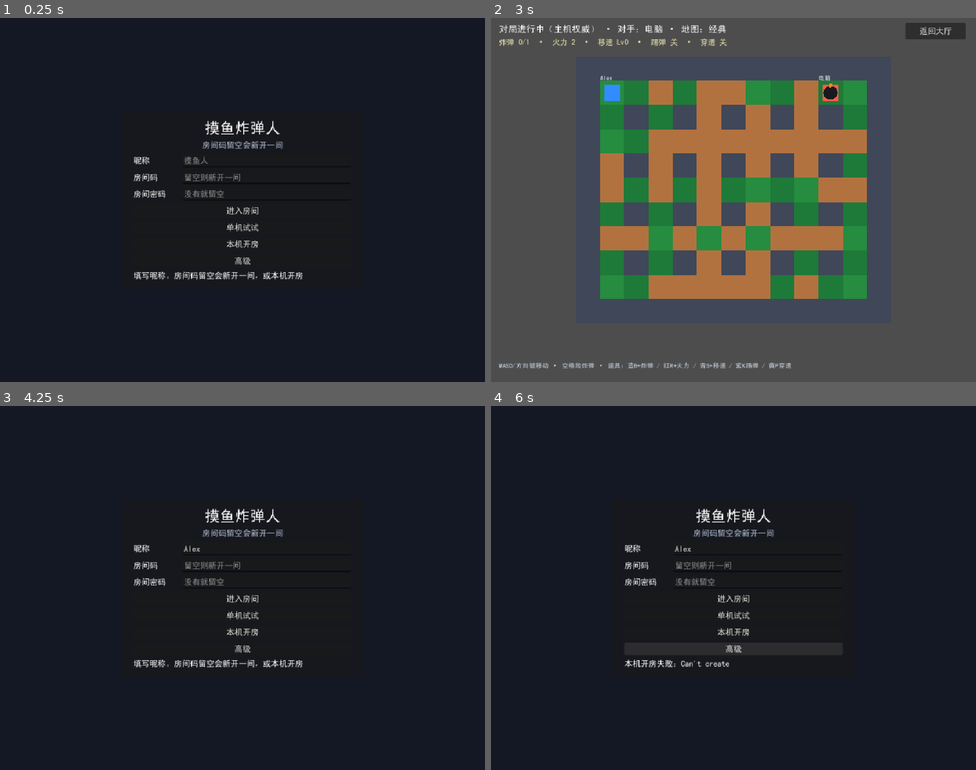
Above: before the commit, frames 1-4 (two rows, left to right).
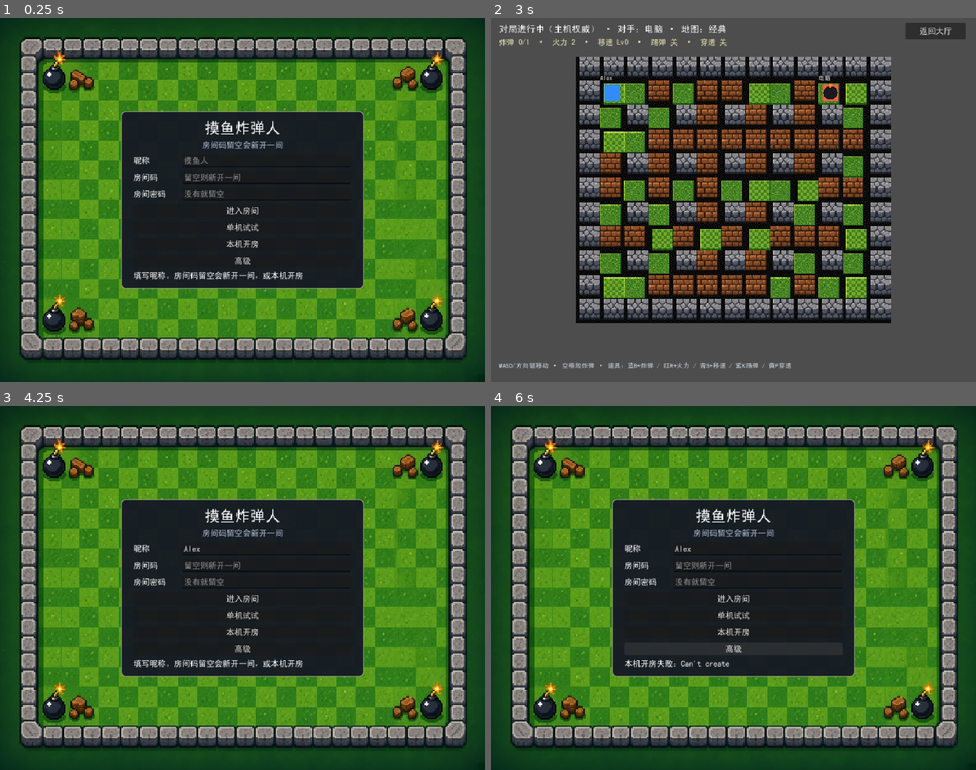
Above: after the commit, the same moments.

Repository: jopatk123/bomberman-web
Game: Godot game, scene res://scenes/lobby.tscn
Two runs of this game, one before a commit and one after it. Both use one fixed random seed, a clock stepped at 60 frames per second and the inputs below.
Inputs (mouse positions are in pixels of both pictures, inside the frame that each line leads up to):
- Up to frame 1 (0.25 s): no input
- Up to frame 2 (3 s): click (757, 159) at 0.52 s; type "Alex" at 0.6 s; click (757, 178) at 0.75 s; type "12" at 0.83 s; click (757, 192) at 0.98 s; type "12" at 1.07 s; hold D (move_right) 1.28-2 s; tap Space (place_bomb) at 1.35 s; click "进入房间" at 2 s; click "单机试试" at 2.75 s
- Up to frame 3 (4.25 s): click "返回大厅" at 3.5 s
- Up to frame 4 (6 s): click "本机开房" at 4.25 s; click "高级" at 5 s; click "收起高级" at 5.75 s

The runs differ from the first frame. In frame 1, 71% of the frame differs, in the area x 0-100%, y 0-100%; in frame 2, 40%; in frame 3, 71%; in frame 4, 71%.

Commit message:
把大厅背景和地图格子换成像素街机贴图。
阶段 A 只换大厅背景和空地/硬墙/软墙；角色、炸弹、道具仍是色块。

Co-authored-by: jopatk123 <jopatk123@users.noreply.github.com>

Diff:
--- a/scenes/lobby.tscn
+++ b/scenes/lobby.tscn
@@ -1,6 +1,23 @@
-[gd_scene load_steps=2 format=3]
+[gd_scene load_steps=4 format=3]
 
 [ext_resource type="Script" path="res://scripts/lobby.gd" id="1_lobby"]
+[ext_resource type="Texture2D" path="res://assets/art/pixel/lobby_bg.jpg" id="2_bg"]
+
+[sub_resource type="StyleBoxFlat" id="StyleBoxFlat_panel"]
+content_margin_left = 0.0
+content_margin_top = 0.0
+content_margin_right = 0.0
+content_margin_bottom = 0.0
+bg_color = Color(0.08, 0.09, 0.14, 0.94)
+border_width_left = 2
+border_width_top = 2
+border_width_right = 2
+border_width_bottom = 2
+border_color = Color(0.55, 0.58, 0.5, 0.9)
+corner_radius_top_left = 8
+corner_radius_top_right = 8
+corner_radius_bottom_right = 8
+corner_radius_bottom_left = 8
 
 [node name="Lobby" type="Control"]
 layout_mode = 3
@@ -11,14 +28,18 @@
 grow_vertical = 2
 script = ExtResource("1_lobby")
 
-[node name="Bg" type="ColorRect" parent="."]
+[node name="Bg" type="TextureRect" parent="."]
 layout_mode = 1
 anchors_preset = 15
 anchor_right = 1.0
 anchor_bottom = 1.0
 grow_horizontal = 2
 grow_vertical = 2
-color = Color(0.08, 0.09, 0.14, 1)
+mouse_filter = 2
+texture = ExtResource("2_bg")
+expand_mode = 1
+stretch_mode = 6
+texture_filter = 1
 
 [node name="Center" type="CenterContainer" parent="."]
 layout_mode = 1
@@ -31,6 +52,7 @@
 [node name="Panel" type="PanelContainer" parent="Center"]
 custom_minimum_size = Vector2(480, 0)
 layout_mode = 2
+theme_override_styles/panel = SubResource("StyleBoxFlat_panel")
 
 [node name="Margin" type="MarginContainer" parent="Center/Panel"]
 layout_mode = 2
--- a/scripts/match_board.gd
+++ b/scripts/match_board.gd
@@ -2,9 +2,14 @@
 extends RefCounted
 ## Map tiles, pawn/bomb/powerup nodes, and short-lived blast or sudden-death polygons.
 ## Does not decide movement, blasts, or wins.
+## Phase A pixel tiles: empty checker, hard, soft. Blast and sudden-death FX stay polygons.
 
 
 const TILE := 48
+const TEX_FLOOR_A: Texture2D = preload("res://assets/art/pixel/tiles/floor_a.png")
+const TEX_FLOOR_B: Texture2D = preload("res://assets/art/pixel/tiles/floor_b.png")
+const TEX_HARD: Texture2D = preload("res://assets/art/pixel/tiles/hard.png")
+const TEX_SOFT: Texture2D = preload("res://assets/art/pixel/tiles/soft.png")
 
 var map_layer: Node2D
 var entities: Node2D
@@ -12,7 +17,7 @@
 var fx_layer: Node2D
 var cols: int = 13
 var rows: int = 11
-var map_polys: Array = []
+var map_sprites: Array = []
 var sd_visuals: Dictionary = {}
 
 
@@ -29,39 +34,34 @@
 	return Vector2(cell.x * TILE + TILE * 0.5, cell.y * TILE + TILE * 0.5)
 
 
-func tile_color(grid: Array, x: int, y: int) -> Color:
+func tile_texture(grid: Array, x: int, y: int) -> Texture2D:
 	match int(grid[y][x]):
 		Arena.CELL_HARD:
-			return Color(0.25, 0.28, 0.35)
+			return TEX_HARD
 		Arena.CELL_SOFT:
-			return Color(0.7, 0.45, 0.25)
+			return TEX_SOFT
 		_:
-			return Color(0.15, 0.55, 0.25) if (x + y) % 2 == 0 else Color(0.12, 0.48, 0.22)
+			return TEX_FLOOR_A if (x + y) % 2 == 0 else TEX_FLOOR_B
 
 
 func draw_map(grid: Array, host: Node2D) -> void:
 	for c in map_layer.get_children():
 		(c as Node).queue_free()
-	map_polys.clear()
+	map_sprites.clear()
 	for y in rows:
 		var row: Array = []
 		for x in cols:
-			var poly := Polygon2D.new()
-			poly.polygon = PackedVector2Array([
-				Vector2(0, 0), Vector2(TILE, 0), Vector2(TILE, TILE), Vector2(0, TILE)
-			])
-			poly.position = Vector2(x * TILE, y * TILE)
-			poly.color = tile_color(grid, x, y)
-			map_layer.add_child(poly)
-			row.append(poly)
-		map_polys.append(row)
+			var spr := _make_tile(grid, x, y)
+			map_layer.add_child(spr)
+			row.append(spr)
+		map_sprites.append(row)
 	var map_w := cols * TILE
 	var map_h := rows * TILE
 	host.position = Vector2((960 - map_w) * 0.5, (720 - map_h) * 0.5 - 20)
 
 
 func repaint_cells(grid: Array, cells: Array, host: Node2D) -> void:
-	if map_polys.size() != rows:
+	if map_sprites.size() != rows:
 		draw_map(grid, host)
 		return
 	for c in cells:
@@ -69,9 +69,22 @@
 		var y: int = int(c.y)
 		if y < 0 or y >= rows or x < 0 or x >= cols:
 			continue
-		var poly: Polygon2D = map_polys[y][x]
-		if is_instance_valid(poly):
-			poly.color = tile_color(grid, x, y)
+		var row: Array = map_sprites[y]
+		if x >= row.size():
+			draw_map(grid, host)
+			return
+		var spr: Sprite2D = row[x]
+		if is_instance_valid(spr):
+			spr.texture = tile_texture(grid, x, y)
+
+
+func _make_tile(grid: Array, x: int, y: int) -> Sprite2D:
+	var spr := Sprite2D.new()
+	spr.centered = false
+	spr.texture_filter = CanvasItem.TEXTURE_FILTER_NEAREST
+	spr.position = Vector2(x * TILE, y * TILE)
+	spr.texture = tile_texture(grid, x, y)
+	return spr
 
 
 func make_player(peer_id: int, cell: Vector2i, color: Color, display_name: String) -> Node2D:
--- a/scripts/verify_project.gd
+++ b/scripts/verify_project.gd
@@ -55,6 +55,30 @@
 	tree_root.add_child(lobby)
 	await process_frame
 	print("[verify] lobby instance: ", lobby.name)
+	var bg := lobby.get_node_or_null("Bg")
+	if bg == null or not (bg is TextureRect):
+		push_error("[verify] FAIL: lobby Bg is not a TextureRect")
+		quit(1)
+		return
+	var bg_tex: Texture2D = (bg as TextureRect).texture
+	if bg_tex == null or bg_tex.get_width() != 960 or bg_tex.get_height() != 720:
+		push_error("[verify] FAIL: lobby background missing or not 960x720")
+		quit(1)
+		return
+	if (bg as TextureRect).stretch_mode != TextureRect.STRETCH_KEEP_ASPECT_COVERED:
+		push_error("[verify] FAIL: lobby background stretch is not keep-aspect covered")
+		quit(1)
+		return
+	if (bg as TextureRect).expand_mode != TextureRect.EXPAND_IGNORE_SIZE:
+		push_error("[verify] FAIL: lobby background expand is not ignore size")
+		quit(1)
+		return
+	var title := lobby.get_node_or_null("Center/Panel/Margin/Stack/Title")
+	if title == null or str((title as Label).text) != "摸鱼炸弹人":
+		push_error("[verify] FAIL: lobby title missing")
+		quit(1)
+		return
+	print("[verify] lobby pixel background OK")
 	lobby.queue_free()
 	await process_frame
 
@@ -72,5 +96,86 @@
 		return
 	print("[verify] game instance: ", game.name, " cols=", game.COLS, " rows=", game.ROWS)
 	game.queue_free()
+
+	var tile_paths := [
+		"res://assets/art/pixel/tiles/floor_a.png",
+		"res://assets/art/pixel/tiles/floor_b.png",
+		"res://assets/art/pixel/tiles/hard.png",
+		"res://assets/art/pixel/tiles/soft.png",
+	]
+	for path in tile_paths:
+		var tex = load(path)
+		if tex == null or not (tex is Texture2D):
+			push_error("[verify] FAIL: cannot load %s" % path)
+			quit(1)
+			return
+		if (tex as Texture2D).get_width() != 48 or (tex as Texture2D).get_height() != 48:
+			push_error("[verify] FAIL: %s is not 48x48" % path)
+			quit(1)
+			return
+		print("[verify] loaded ", path)
+
+	var host := Node2D.new()
+	var map := Node2D.new()
+	var ents := Node2D.new()
+	var drops := Node2D.new()
+	var fx := Node2D.new()
+	host.add_child(map)
+	host.add_child(ents)
+	host.add_child(drops)
+	host.add_child(fx)
+	tree_root.add_child(host)
+	var board := MatchBoard.new()
+	board.bind(map, ents, drops, fx, 2, 2)
+	var grid: Array = [
+		[Arena.CELL_HARD, Arena.CELL_EMPTY],
+		[Arena.CELL_SOFT, Arena.CELL_EMPTY],
+	]
+	board.draw_map(grid, host)
+	await process_frame
+	if map.get_child_count() != 4:
+		push_error("[verify] FAIL: expected 4 tile sprites, got %d" % map.get_child_count())
+		quit(1)
+		return
+	for child in map.get_children():
+		if not (child is Sprite2D) or child is Polygon2D:
+			push_error("[verify] FAIL: map cell is not a Sprite2D")
+			quit(1)
+			return
+	var hard: Sprite2D = map.get_child(0)
+	var floor_b: Sprite2D = map.get_child(1)
+	var soft: Sprite2D = map.get_child(2)
+	var floor_a: Sprite2D = map.get_child(3)
+	if hard.texture != MatchBoard.TEX_HARD or soft.texture != MatchBoard.TEX_SOFT:
+		push_error("[verify] FAIL: hard/soft tile texture mismatch")
+		quit(1)
+		return
+	if floor_b.texture != MatchBoard.TEX_FLOOR_B or floor_a.texture != MatchBoard.TEX_FLOOR_A:
+		push_error("[verify] FAIL: empty floor checker mismatch")
+		quit(1)
+		return
+	if hard.centered or hard.texture_filter != CanvasItem.TEXTURE_FILTER_NEAREST:
+		push_error("[verify] FAIL: tile sprite is not top-left nearest")
+		quit(1)
+		return
+	if hard.position != Vector2.ZERO or floor_a.position != Vector2(48, 48):
+		push_error("[verify] FAIL: tile sprite position")
+		quit(1)
+		return
+	grid[1][0] = Arena.CELL_EMPTY
+	var tiles_before: int = map.get_child_count()
+	board.repaint_cells(grid, [Vector2i(0, 1)], host)
+	var painted: Sprite2D = map.get_child(2)
+	if map.get_child_count() != tiles_before or painted.texture != MatchBoard.TEX_FLOOR_B:
+		push_error("[verify] FAIL: soft→empty did not swap to floor_b in place")
+		quit(1)
+		return
+	for child in map.get_children():
+		if child is Polygon2D:
+			push_error("[verify] FAIL: map still has a color polygon")
+			quit(1)
+			return
+	print("[verify] pixel tiles OK")
+	host.queue_free()
 	print("[verify] SUCCESS")
 	quit(0)
Binary file added: assets/art/pixel/lobby_bg.jpg
Not shown, added: assets/art/pixel/lobby_bg.jpg.import
Binary file added: assets/art/pixel/tiles/floor_a.png
Not shown, added: assets/art/pixel/tiles/floor_a.png.import
Binary file added: assets/art/pixel/tiles/floor_b.png
Not shown, added: assets/art/pixel/tiles/floor_b.png.import
Binary file added: assets/art/pixel/tiles/hard.png
Not shown, added: assets/art/pixel/tiles/hard.png.import
Binary file added: assets/art/pixel/tiles/soft.png
Not shown, added: assets/art/pixel/tiles/soft.png.import
Not shown, changed: README.md
Not shown, changed: docs/ARCHITECTURE.md
